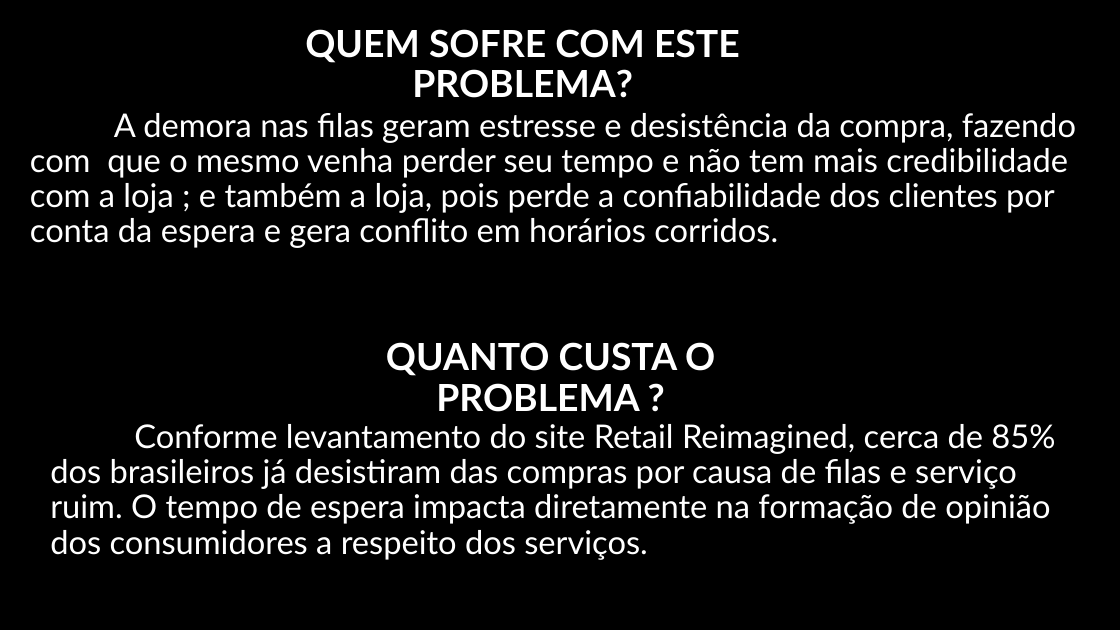
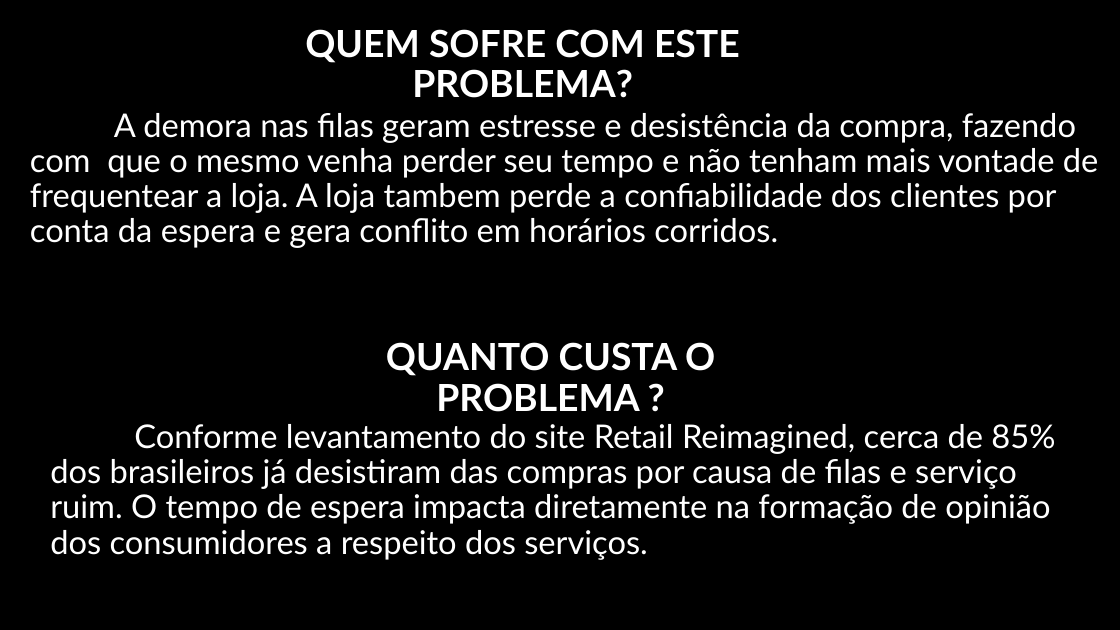
Before and after one commit to BandTec/control-block, a slide deck: slide 3 of Apresentação-PI.pptx. Drawn at 1120x630 pixels with LibreOffice and Linux fonts; fonts in the diff are those of the drawing; background and template pictures are left out. Boxes give left, top, right and bottom in pixels: in the first picture for what was removed or moved away, otherwise in the second. Text is boxed around its words. In the diff, an @@ line names an element or a change of style, - is before the commit and + after.

```diff
--- a/Apresentação-PI.pptx
+++ b/Apresentação-PI.pptx
@@ text at (x1=30, y1=113, x2=1099, y2=248): text changed @@
-A demora nas filas geram estresse e desistência da compra, fazendo com que o mesmo venha perder seu tempo e não tem mais credibilidade com a loja ; e também a loja, pois perde a confiabilidade dos clientes por conta da espera e gera conflito em horários corridos.
+A demora nas filas geram estresse e desistência da compra, fazendo com que o mesmo venha perder seu tempo e não tenham mais vontade de frequentear a loja. A loja tambem perde a confiabilidade dos clientes por conta da espera e gera conflito em horários corridos.
```
Also in this commit, not shown: 1 other slide changed.
